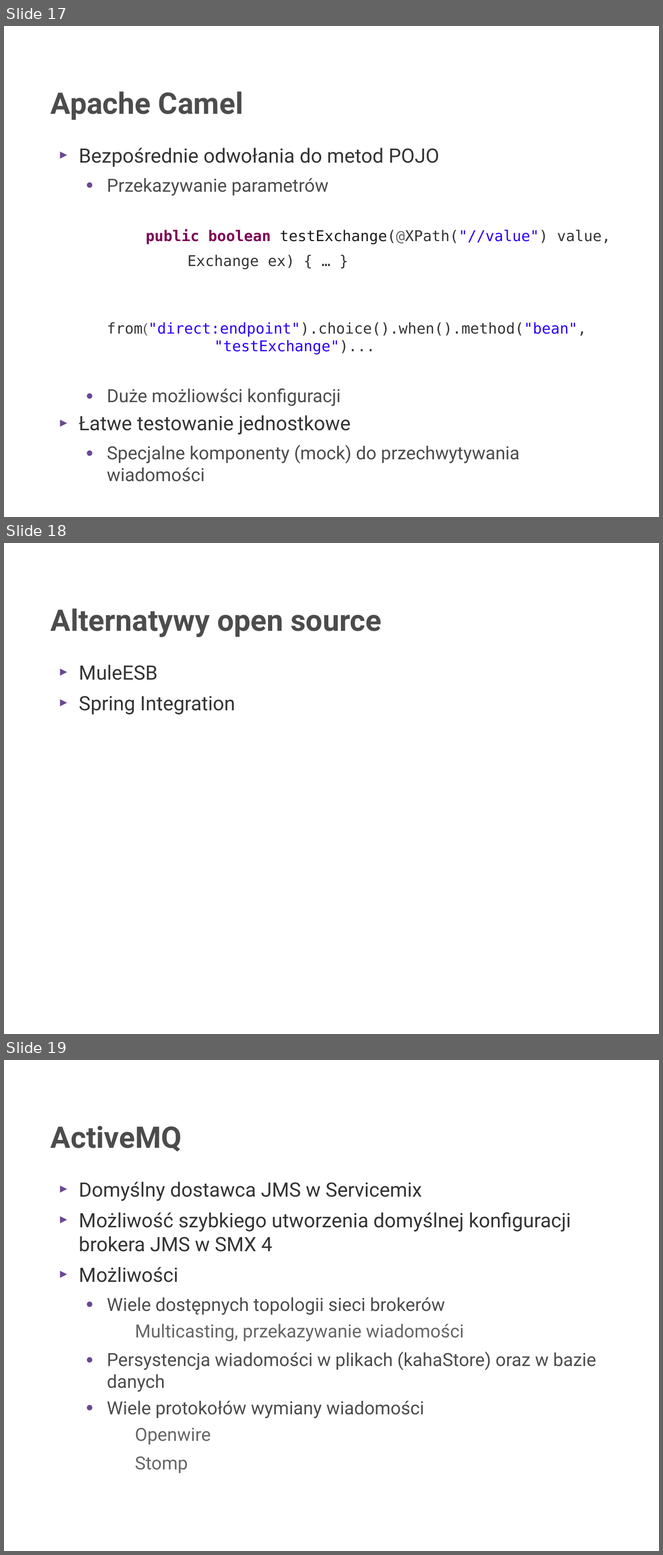
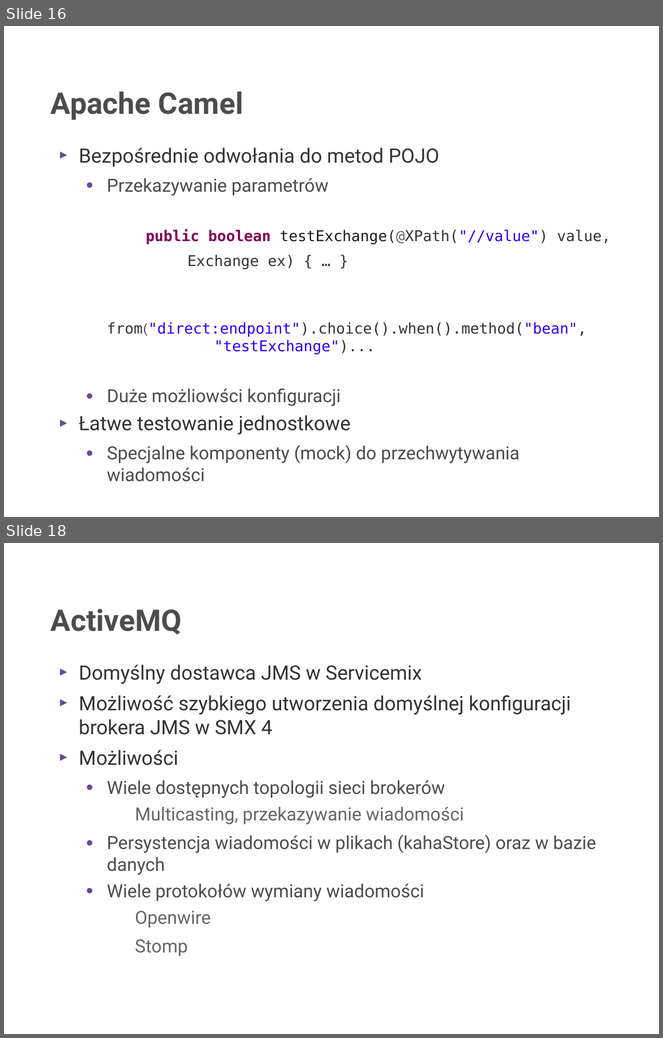
Before and after one commit to rafalrusin/ode-smx-jug, a slide deck: smx.odp. Shown one above the other, each under a label of ours: slides 17, 18 and 19 before the commit, slides 16 and 18 after it; the slides between them are not shown. The pictures are 663x1555 and 663x1038 pixels, drawn with LibreOffice and Linux fonts; fonts in the diff are those of the drawing; background and template pictures are left out. Boxes give left, top, right and bottom in pixels: in the first picture for what was removed or moved away, otherwise in the second. Text is boxed around its words. In the diff, an @@ line names an element or a change of style, - is before the commit and + after.

```diff
--- a/smx.odp
+++ b/smx.odp
@@ slide 18 removed at [4, 543, 659, 1034], background picture (left out) @@
@@ title removed at [51, 609, 382, 637] @@
-Alternatywy open source
@@ text removed at [79, 665, 235, 715] @@
-► MuleESB
-► Spring Integration
@@ what was slide 17 is now slide 16 @@
@@ what was slide 19 is now slide 18 @@
```
Also in this commit, not shown: 2 slides changed, 1 slide added, 1 other file.
